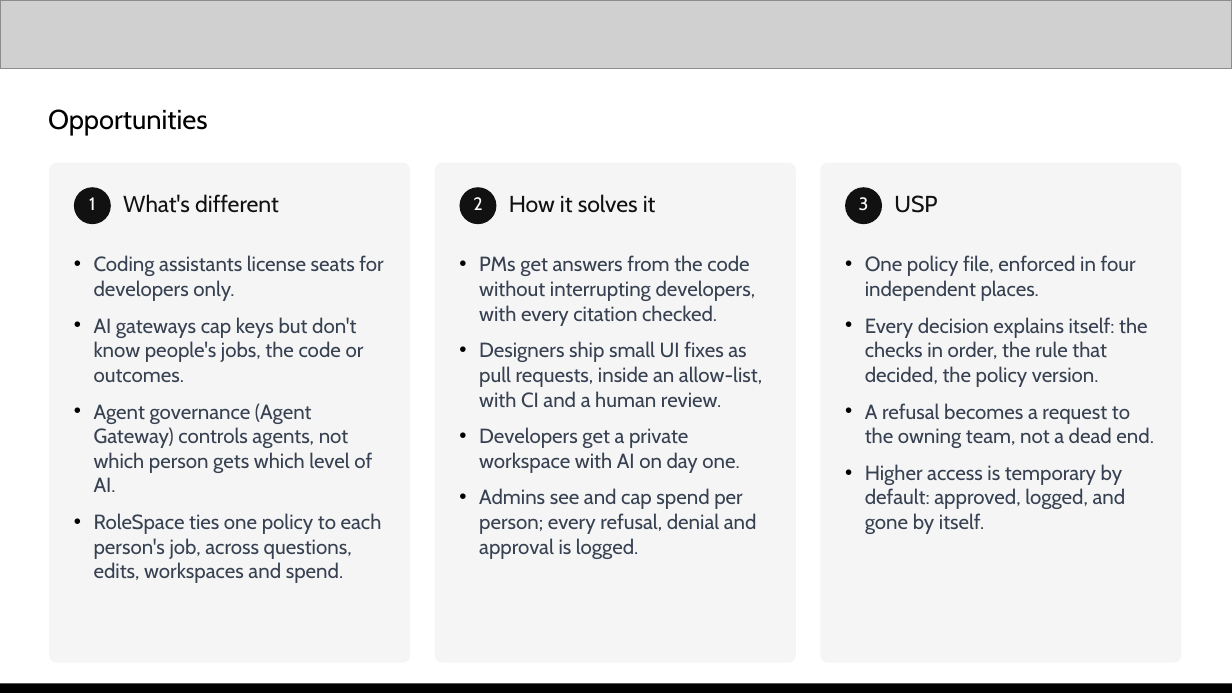
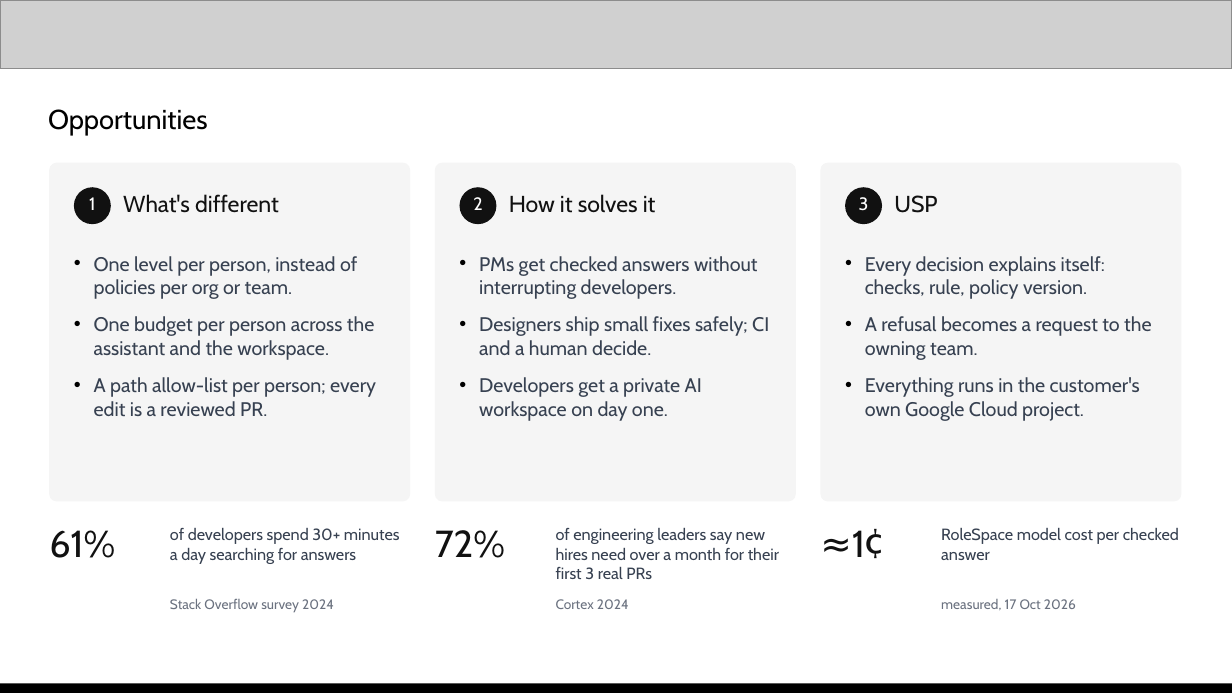
Before and after one commit to praveensaharan/RoleSpace, a slide deck: slide 4 of docs/deck/RoleSpace-AI-Builder-Cup-submission.pptx (slide 3 before the commit). Drawn at 1232x693 pixels with LibreOffice and Linux fonts; fonts in the diff are those of the drawing; grey boxes stand for pictures. Boxes give left, top, right and bottom in pixels: in the first picture for what was removed or moved away, otherwise in the second. Text is boxed around its words. In the diff, an @@ line names an element or a change of style, - is before the commit and + after.

Commit message:
[modify] submission docs: Google Cloud section, new diagrams and deck

```diff
--- a/docs/deck/RoleSpace-AI-Builder-Cup-submission.pptx
+++ b/docs/deck/RoleSpace-AI-Builder-Cup-submission.pptx
@@ rounded rectangle: place and size @@
-rounded rectangle at <box>49,163,410,663</box>
+rounded rectangle at <box>49,163,410,501</box>
@@ rounded rectangle: place and size @@
-rounded rectangle at <box>435,163,796,663</box>
+rounded rectangle at <box>435,163,796,501</box>
@@ proportions changed in 3 elements at <box>49,163,410,501</box>, <box>435,163,796,501</box>, <box>821,163,1181,501</box> @@
@@ rounded rectangle: place and size @@
-rounded rectangle at <box>821,163,1181,663</box>
+rounded rectangle at <box>821,163,1181,501</box>
@@ text at <box>94,256,376,416</box>: text changed; size 12 to 11.5 pt @@
-• Coding assistants license seats for developers only.
-• AI gateways cap keys but don't know people's jobs, the code or outcomes.
-• Agent governance (Agent Gateway) controls agents, not which person gets which level of AI.
-• RoleSpace ties one policy to each person's job, across questions, edits, workspaces and spend.
+• One level per person, instead of policies per org or team.
+• One budget per person across the assistant and the workspace.
+• A path allow-list per person; every edit is a reviewed PR.
@@ text at <box>479,256,769,421</box>: text changed; size 12 to 11.5 pt @@
-• PMs get answers from the code without interrupting developers, with every citation checked.
-• Designers ship small UI fixes as pull requests, inside an allow-list, with CI and a human review.
-• Developers get a private workspace with AI on day one.
-• Admins see and cap spend per person; every refusal, denial and approval is logged.
+• PMs get checked answers without interrupting developers.
+• Designers ship small fixes safely; CI and a human decide.
+• Developers get a private AI workspace on day one.
@@ text at <box>865,256,1151,421</box>: text changed; size 12 to 11.5 pt @@
-• One policy file, enforced in four independent places.
-• Every decision explains itself: the checks in order, the rule that decided, the policy version.
-• A refusal becomes a request to the owning team, not a dead end.
-• Higher access is temporary by default: approved, logged, and gone by itself.
+• Every decision explains itself: checks, rule, policy version.
+• A refusal becomes a request to the owning team.
+• Everything runs in the customer's own Google Cloud project.
@@ text added at <box>49,530,115,558</box>, 22 pt, text #111111 @@
+61%
@@ text added at <box>170,528,400,564</box>, 9.5 pt, text #374151 @@
+of developers spend 30+ minutes a day searching for answers
@@ text added at <box>435,530,505,558</box>, 22 pt, text #111111 @@
+72%
@@ text added at <box>556,528,779,579</box>, 9.5 pt, text #374151 @@
+of engineering leaders say new hires need over a month for their first 3 real PRs
@@ text added at <box>852,529,883,558</box>, 22 pt, text #111111 @@
+≈1¢
@@ text added at <box>941,528,1179,560</box>, 9.5 pt, text #374151 @@
+RoleSpace model cost per checked answer
@@ text added at <box>170,599,334,612</box>, 8 pt, text #6B7280 @@
+Stack Overflow survey 2024
@@ text added at <box>556,599,629,609</box>, 8 pt, text #6B7280 @@
+Cortex 2024
@@ text added at <box>941,599,1076,610</box>, 8 pt, text #6B7280 @@
+measured, 17 Oct 2026
```
Also in this commit, not shown: 8 other slides changed, 2 slides added, 13 other files.
